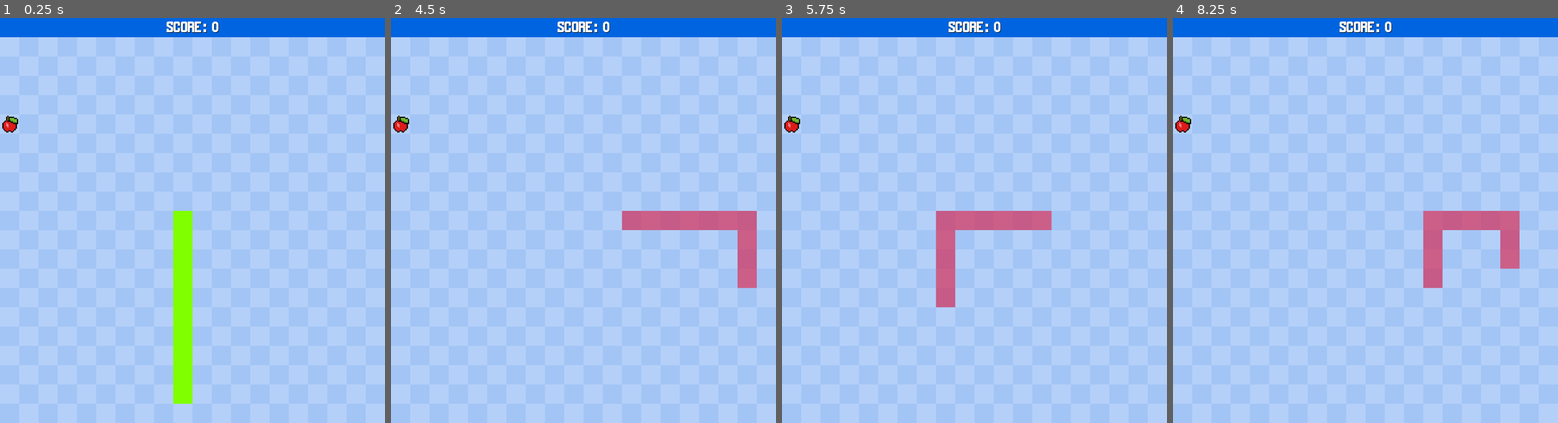
Above: before the commit, frames 1-4 (left to right).
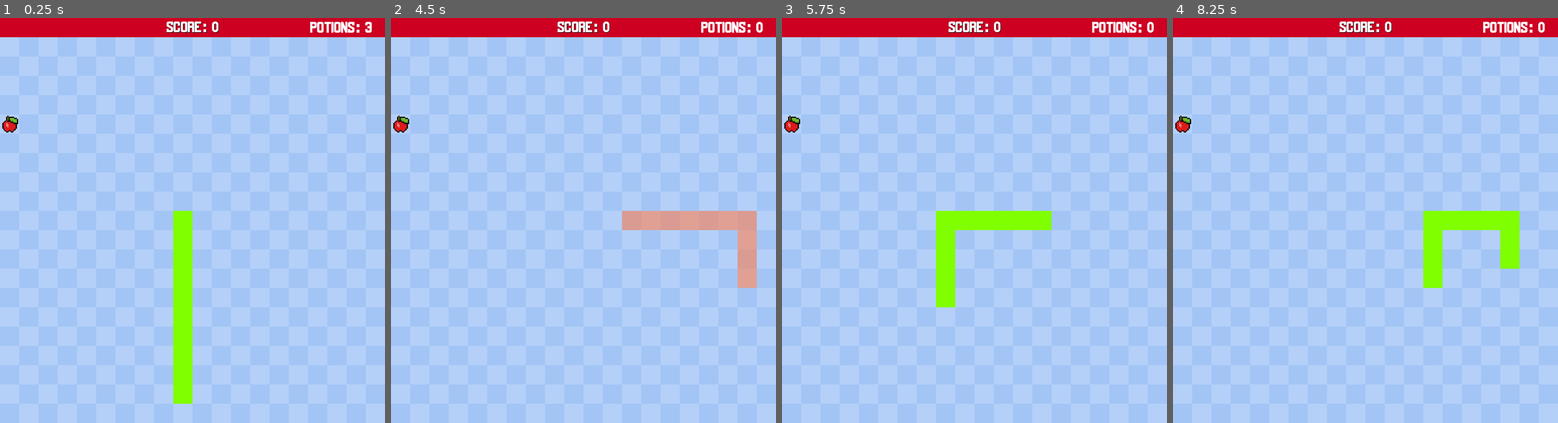
Above: after the commit, the same moments.

Repository: Ben123Mason/Bens_snake
Game: Godot game, scene res://scenes/main.tscn
Same seed, same stepped clock (60 frames per second), same inputs: the game is played once before the commit and once after it.
Inputs:
- Up to frame 1 (0.25 s): no input
- Up to frame 2 (4.5 s): tap Enter at 0.5 s; hold D (move_right) 0.53-1.28 s; tap Space ( become_invincible) every 0.75 s from 0.6 to 4.35 s; hold S (move_down) 1.28-2.03 s; hold D (move_right) 2.03-2.78 s; hold W (move_up) 2.78-3.53 s; hold A (move_left) from 3.53 s (still down)
- Up to frame 3 (5.75 s): release A (move_left) at 5.03 s; hold S (move_down) from 5.03 s (still down); tap Space ( become_invincible) at 5.1 s
- Up to frame 4 (8.25 s): release S (move_down) at 5.78 s; hold D (move_right) 5.78-6.53 s; tap Space ( become_invincible) every 0.75 s from 5.85 to 8.1 s; hold W (move_up) 6.53-7.28 s; hold D (move_right) 7.28-8.03 s; hold S (move_down) from 8.03 s (still down)

The runs differ from the first frame. In frame 1, 4.5% of the frame differs, in the area x 0-100%, y 0-5%; in frame 2, 6.9%; in frame 3, 6.9%, in the area x 0-100%, y 0-72%; in frame 4, 6.9%.

Commit message:
added features
added potion and sound and reduced the deadzone or the delay between presssing keys.

Diff:
--- a/project.godot
+++ b/project.godot
@@ -24,31 +24,31 @@
 [input]
 
 move_left={
-"deadzone": 0.5,
+"deadzone": 0.01,
 "events": [Object(InputEventKey,"resource_local_to_scene":false,"resource_name":"","device":-1,"window_id":0,"alt_press …(191 unchanged characters)…
 , Object(InputEventKey,"resource_local_to_scene":false,"resource_name":"","device":0,"window_id":0,"alt_pressed":false, …(185 unchanged characters)…
 ]
 }
 move_right={
-"deadzone": 0.5,
+"deadzone": 0.01,
 "events": [Object(InputEventKey,"resource_local_to_scene":false,"resource_name":"","device":-1,"window_id":0,"alt_press …(192 unchanged characters)…
 , Object(InputEventKey,"resource_local_to_scene":false,"resource_name":"","device":-1,"window_id":0,"alt_pressed":false …(186 unchanged characters)…
 ]
 }
 move_up={
-"deadzone": 0.5,
+"deadzone": 0.01,
 "events": [Object(InputEventKey,"resource_local_to_scene":false,"resource_name":"","device":-1,"window_id":0,"alt_press …(192 unchanged characters)…
 , Object(InputEventKey,"resource_local_to_scene":false,"resource_name":"","device":-1,"window_id":0,"alt_pressed":false …(186 unchanged characters)…
 ]
 }
 move_down={
-"deadzone": 0.5,
+"deadzone": 0.1,
 "events": [Object(InputEventKey,"resource_local_to_scene":false,"resource_name":"","device":-1,"window_id":0,"alt_press …(192 unchanged characters)…
 , Object(InputEventKey,"resource_local_to_scene":false,"resource_name":"","device":-1,"window_id":0,"alt_pressed":false …(186 unchanged characters)…
 ]
 }
 " become_invincible"={
-"deadzone": 0.5,
+"deadzone": 0.1,
 "events": [Object(InputEventKey,"resource_local_to_scene":false,"resource_name":"","device":-1,"window_id":0,"alt_press …(191 unchanged characters)…
 ]
 }
--- a/scenes/hud.tscn
+++ b/scenes/hud.tscn
@@ -1,9 +1,11 @@
-[gd_scene load_steps=3 format=3 uid="uid://tmcq5gpw66gu"]
+[gd_scene load_steps=5 format=3 uid="uid://tmcq5gpw66gu"]
 
-[ext_resource type="FontFile" uid="uid://ctijp6avftrtc" path="res://assets/MaldiniBold.ttf" id="1_jt2fd"]
+[ext_resource type="FontFile" uid="uid://r5ttqaxnuvgk" path="res://assets/MaldiniBold.ttf" id="1_jt2fd"]
+[ext_resource type="AudioStream" uid="uid://b46l1mhojqdgk" path="res://assets/space laser.wav" id="2_fwt2d"]
+[ext_resource type="AudioStream" uid="uid://b80eb6ox2sdcr" path="res://assets/8bit_bomb_explosion.wav" id="3_b70qr"]
 
 [sub_resource type="StyleBoxFlat" id="StyleBoxFlat_36f6m"]
-bg_color = Color(0, 0.392157, 0.878431, 1)
+bg_color = Color(0.801964, 0, 0.130038, 1)
 
 [node name="Hud" type="CanvasLayer"]
 
@@ -30,3 +32,24 @@
 text = "SCORE: 0"
 horizontal_alignment = 1
 vertical_alignment = 1
+
+[node name="PotionsLabel" type="Label" parent="."]
+anchors_preset = 1
+anchor_left = 1.0
+anchor_right = 1.0
+offset_left = -227.0
+offset_top = -7.0
+offset_bottom = 55.0
+grow_horizontal = 0
+theme_override_fonts/font = ExtResource("1_jt2fd")
+theme_override_font_sizes/font_size = 40
+text = "POTIONS: 3"
+horizontal_alignment = 1
+vertical_alignment = 1
+clip_text = true
+
+[node name="AudioStreamPlayer" type="AudioStreamPlayer" parent="."]
+stream = ExtResource("2_fwt2d")
+
+[node name="AudioStreamPlayerFood" type="AudioStreamPlayer" parent="."]
+stream = ExtResource("3_b70qr")
--- a/scenes/main.gd
+++ b/scenes/main.gd
@@ -4,6 +4,7 @@
 
 #game variables
 var score : int
+var potions : int
 var game_started : bool = false
 
 #grid variables
@@ -39,6 +40,8 @@
 	$GameOverMenu.hide()
 	score = 0
 	$Hud.get_node("ScoreLabel").text = "SCORE: " + str(score)
+	potions = 3
+	$Hud.get_node("PotionsLabel").text = "POTIONS: " + str(potions)
 	move_direction = up
 	can_move = true
 	invincible_count = 0
@@ -104,7 +107,11 @@
 			if not game_started:
 				start_game()
 		if Input.is_action_just_pressed(" become_invincible") and game_started == true:
-			invincible_count = 15
+			if potions >0:
+				potions = potions-1
+				invincible_count = 15
+				$Hud.get_node("PotionsLabel").text = "POTIONS: " + str(potions)
+				$Hud.get_node("AudioStreamPlayer").play()
 
 func start_game():
 	game_started = true
@@ -160,6 +167,7 @@
 	#if snake eats the food, add a segment and move the food
 	if snake_data[0] == food_pos:
 		score += 1
+		$Hud.get_node("AudioStreamPlayerFood").play()
 		$Hud.get_node("ScoreLabel").text = "SCORE: " + str(score)
 		add_segment(old_data[-1])
 		move_food()
Not shown, added: assets/8bit_bomb_explosion.wav.import
Binary file added: assets/pineapple.png
Not shown, added: assets/pineapple.png.import
Not shown, added: assets/space laser.wav.import
Not shown, added: assets/8bit_bomb_explosion.wav
Not shown, added: assets/space laser.wav
